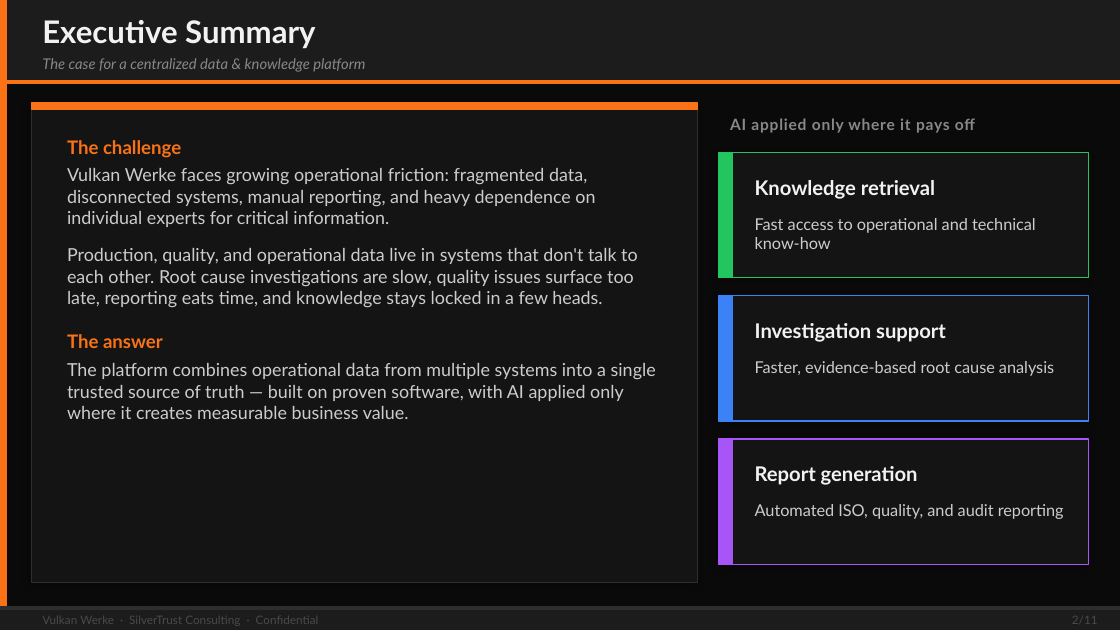
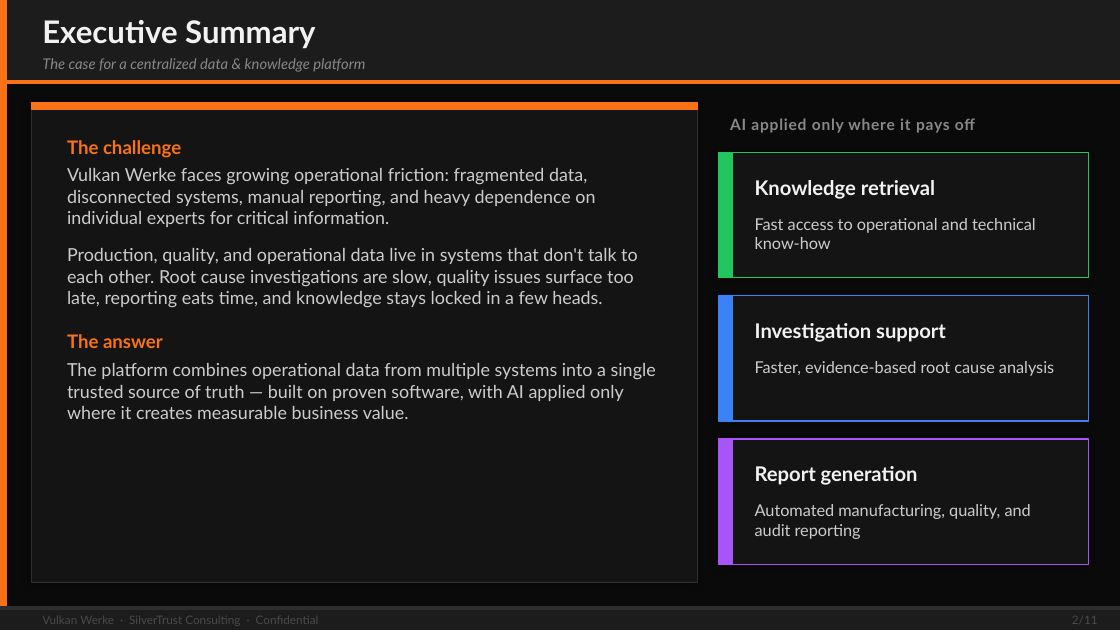
Before and after one commit to maxxeagleowl/Project_Vulkan_Werke_-_FemCare_AI, a slide deck: slide 2 of Vulcan Werke/VulkanWerke_Solution_Proposal.pptx. Drawn at 1120x630 pixels with LibreOffice and Linux fonts; fonts in the diff are those of the drawing. Boxes give left, top, right and bottom in pixels: in the first picture for what was removed or moved away, otherwise in the second. Text is boxed around its words. In the diff, an @@ line names an element or a change of style, - is before the commit and + after.

```diff
--- a/Vulcan Werke/VulkanWerke_Solution_Proposal.pptx
+++ b/Vulcan Werke/VulkanWerke_Solution_Proposal.pptx
@@ text at (755, 504, 1031, 539): text changed @@
-Automated ISO, quality, and audit reporting
+Automated manufacturing, quality, and audit reporting
```
Also in this commit, not shown: 3 other slides changed, 1 other file.
